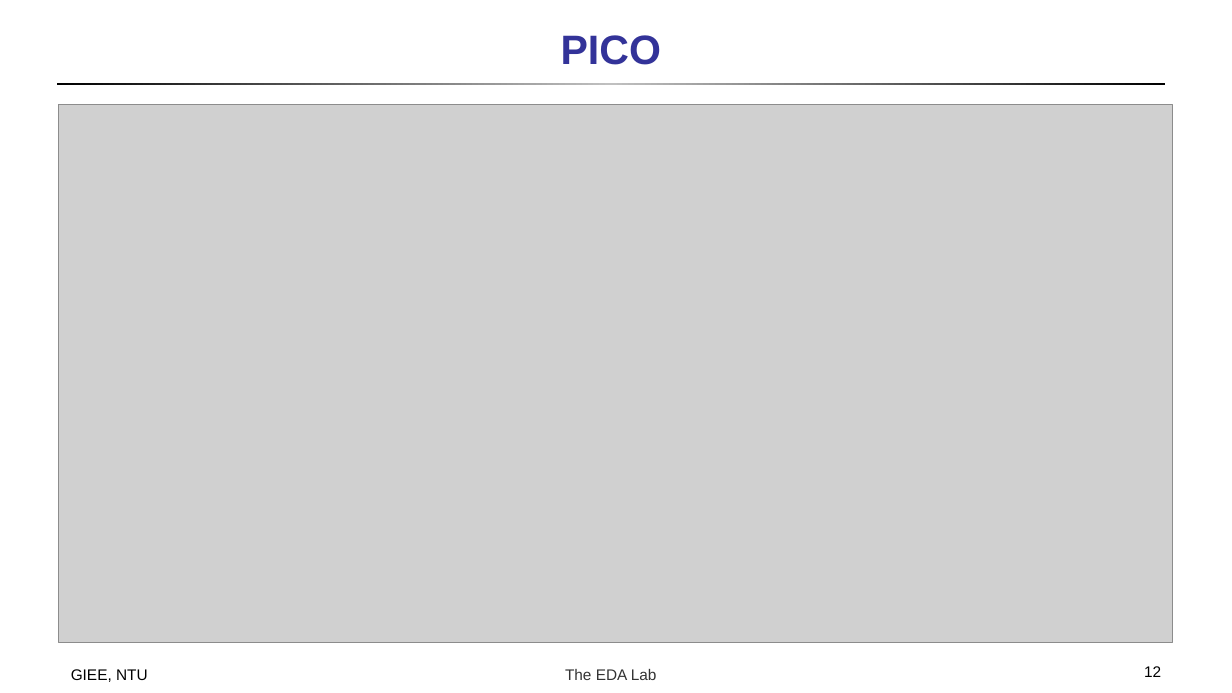
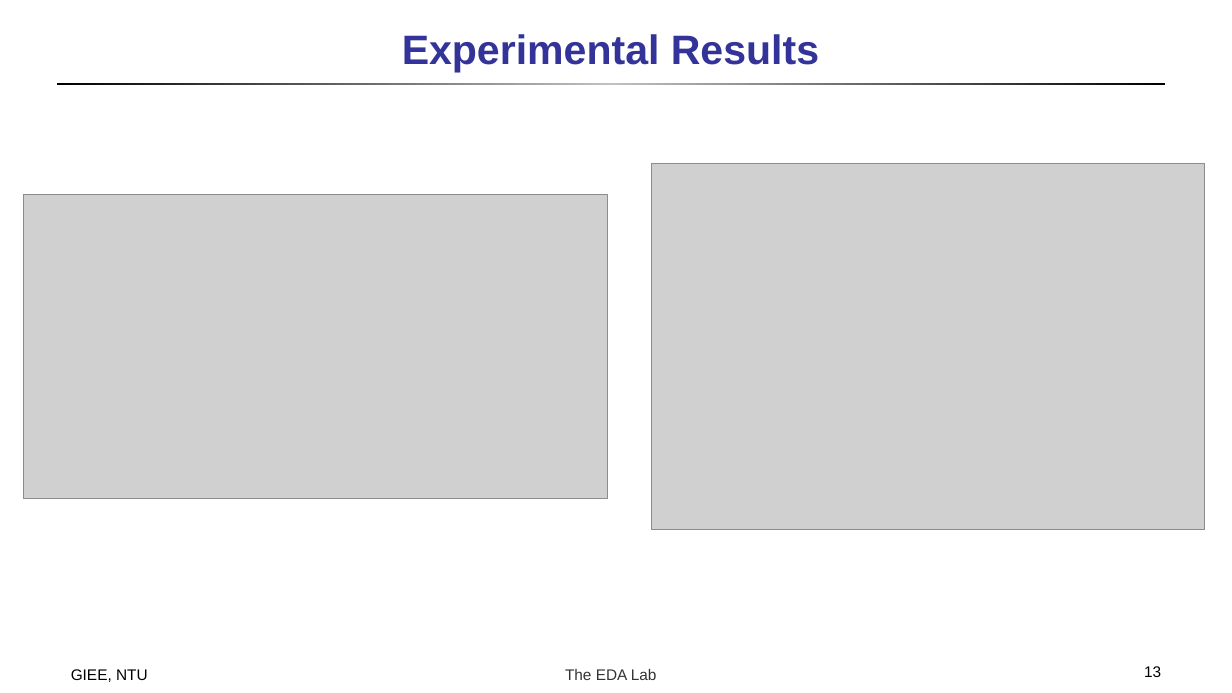
Before and after one commit to doctry/paper, a slide deck: slide 13 of Double Patterning/A High-Performance Triple Patterning Layout Decomposer.pptx (slide 12 before the commit). Drawn at 1232x693 pixels with LibreOffice and Linux fonts; fonts in the diff are those of the drawing; grey boxes stand for pictures. Boxes give left, top, right and bottom in pixels: in the first picture for what was removed or moved away, otherwise in the second. Text is boxed around its words. In the diff, an @@ line names an element or a change of style, - is before the commit and + after.

```diff
--- a/Double Patterning/A High-Performance Triple Patterning Layout Decomposer.pptx
+++ b/Double Patterning/A High-Performance Triple Patterning Layout Decomposer.pptx
@@ title at bbox=[402, 34, 819, 72]: text changed @@
-PICO
+Experimental Results
@@ picture removed at bbox=[59, 104, 1173, 642] @@
@@ picture added at bbox=[652, 163, 1204, 530] @@
@@ picture added at bbox=[24, 195, 607, 498] @@
@@ page number at bbox=[1144, 666, 1161, 677]: text changed @@
-12
+13
```
Also in this commit, not shown: 4 other slides changed, 3 slides added, 4 slides removed, 1 other file.
